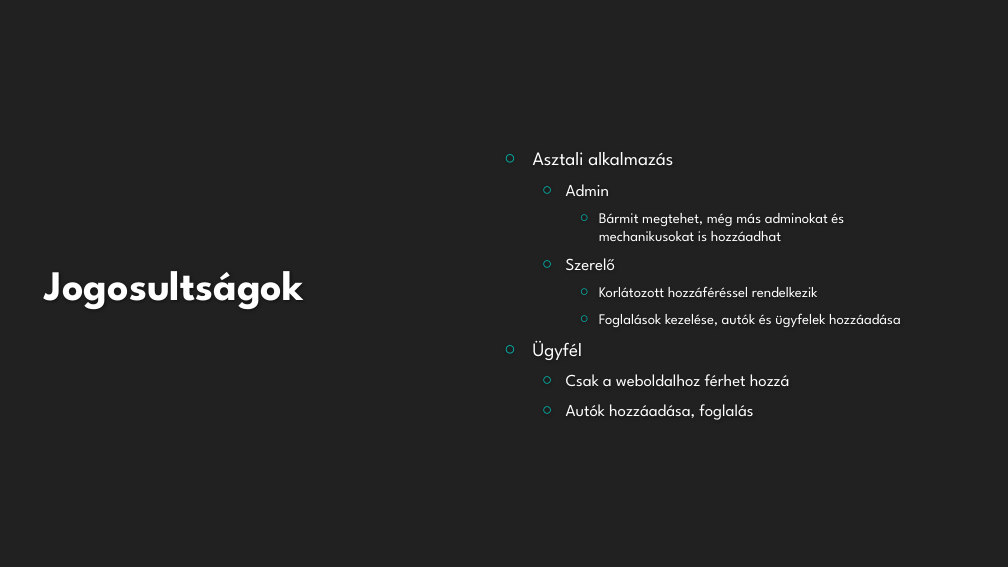
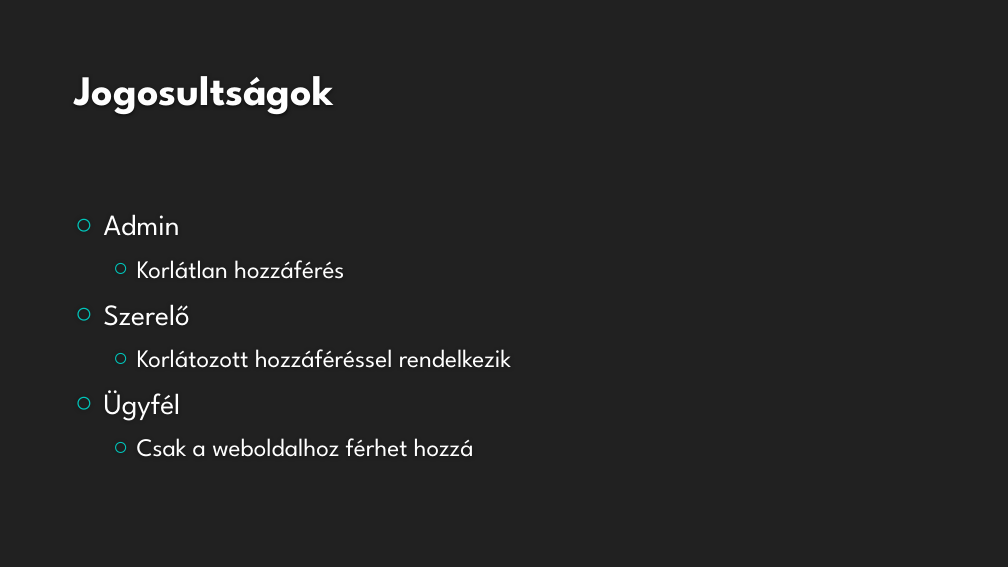
Before and after one commit to Andris2579/automuhely, a slide deck: slide 4 of Autóműhely.pptx (slide 3 before the commit). Drawn at 1008x567 pixels with LibreOffice and Linux fonts; fonts in the diff are those of the drawing; background and template pictures are left out. Boxes give left, top, right and bottom in pixels: in the first picture for what was removed or moved away, otherwise in the second. Text is boxed around its words. In the diff, an @@ line names an element or a change of style, - is before the commit and + after.

```diff
--- a/Autóműhely.pptx
+++ b/Autóműhely.pptx
@@ title "Jogosultságok": place and size @@
-title "Jogosultságok" at [45, 271, 304, 309]
+title "Jogosultságok" at [75, 76, 334, 114]
@@ title "Jogosultságok" at [75, 76, 334, 114]: vertical alignment middle to bottom @@
@@ text at [533, 152, 673, 165]: paragraph removed @@
-○ Asztali alkalmazás
@@ text "Admin": place and size @@
-text "Admin" at [533, 152, 901, 420]
+text "Admin" at [104, 214, 511, 457]
@@ text at [104, 214, 511, 457]: size 16 to 28 pt in "Admin", "Szerelő"; size 14 to 24 pt in "Korlátozott hozzáféréssel rendelkezik"; size 18 to 28 pt in "Ügyfél"; size 16 to 24 pt in "Csak a weboldalhoz férhet hozzá"; list level 2 to 1 in "Admin"; list level 2 to 1 in "Szerelő"; list level 3 to 2 in "Korlátozott hozzáféréssel rendelkezik"; more space between paragraphs @@
@@ text at [137, 260, 344, 279]: text changed; size 14 to 24 pt @@
-    ○ Bármit megtehet, még más adminokat és mechanikusokat is hozzáadhat
+  ○ Korlátlan hozzáférés
@@ text at [599, 313, 901, 327]: paragraph removed @@
-    ○ Foglalások kezelése, autók és ügyfelek hozzáadása
@@ text at [566, 404, 753, 420]: paragraph removed @@
-  ○ Autók hozzáadása, foglalás
```
Also in this commit, not shown: 9 other slides changed, 9 slides added, 4 slides removed.
